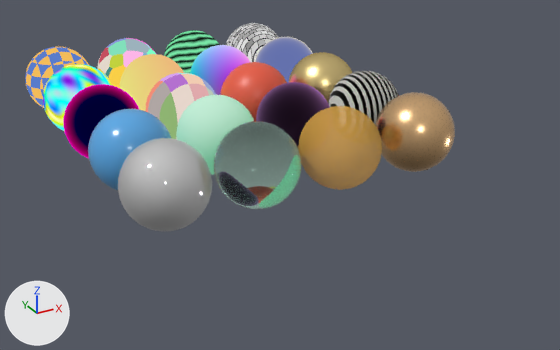
One commit to the Blender file examples/shader-gallery/shader_gallery.blend: the scene before it, then after it.
Rendered twice from a camera (50 mm lens) standing at (-3.82, -8.52, 3.09) and looking at (0.32, -0.99, -0.67). Every picture has the same lights, and +X, +Y and +Z are marked at lower left. The older version comes first.

Objects in the first picture: 'Bumped', 'Facing', 'Glass', 'Glossy', 'Glow', 'Magic', 'Metal', 'Mixed', 'Noise Math', 'Principled', 'Sheen', 'Two Lobes' and 7 more.
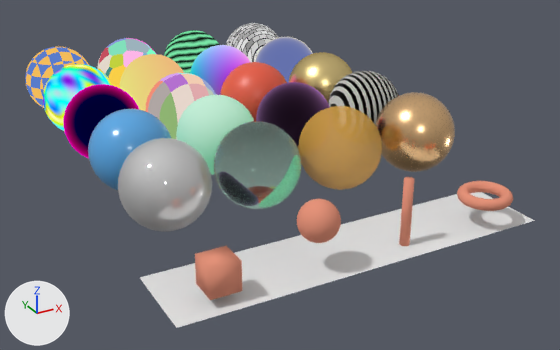
Pixel boxes [x1, y1, x2, y2] of what changed, in the pictures (560 x 350 px):
```json
{"object": "Shadow Floor", "change": "added", "after": [140, 192, 535, 328]}
{"object": "Shadow Cube", "change": "added", "after": [195, 246, 242, 300]}
{"object": "Shadow Ball", "change": "added", "after": [297, 199, 341, 243], "on screen": "beige"}
{"object": "Shadow Ring", "change": "added", "after": [457, 181, 513, 211], "on screen": "beige"}
{"object": "Shadow Pole", "change": "added", "after": [399, 177, 414, 246]}
```

Scene script edits in JSON lines:
```json
{"op": "add", "block": "mat_shadow_caster", "code": ["mat_shadow_caster = diffuse_material('Shadow Caster')", "mat_shadow_caster.base_color = (0.8, 0.3, 0.2)  # beige #e7957c"]}
{"op": "add", "block": "mat_shadow_floor", "code": ["mat_shadow_floor = diffuse_material('Shadow Floor')", "mat_shadow_floor.base_color = (0.8, 0.8, 0.8)  # white #e7e7e7"]}
{"op": "add", "block": "me_torus", "code": ["me_torus = bpy.data.meshes.new('Torus')", "me_torus.from_pydata(...)  # a torus around z (ring radius 0.22, tube radius 0.06) spanning x -0.28..0.28, y -0.28..0.28, z -0.06..0.06", "me_torus.polygons.foreach_set('use_smooth', [True] * 576)", "me_torus.materials.append(mat_shadow_caster)  # beige #e7957c"]}
{"op": "add", "block": "me_cylinder", "code": ["me_cylinder = bpy.data.meshes.new('Cylinder')", "me_cylinder.from_pydata(...)  # a 32-sided cylinder along z spanning x -0.05..0.05, y -0.05..0.05, z -0.35..0.35", "me_cylinder.polygons.foreach_set('use_smooth', [True] * 34)", "me_cylinder.materials.append(mat_shadow_caster)  # beige #e7957c"]}
{"op": "add", "block": "me_sphere_020", "code": ["me_sphere_020 = bpy.data.meshes.new('Sphere.020')", "me_sphere_020.from_pydata(...)  # a UV sphere (32 segments, 16 rings, poles along z) spanning x -0.2..0.2, y -0.2..0.2, z -0.2..0.2", "me_sphere_020.polygons.foreach_set('use_smooth', [True] * 512)", "me_sphere_020.materials.append(mat_shadow_caster)  # beige #e7957c"]}
{"op": "add", "block": "me_cube", "code": ["me_cube = bpy.data.meshes.new('Cube')", "me_cube.from_pydata(...)  # a box spanning x -0.15..0.15, y -0.15..0.15, z -0.15..0.15", "me_cube.polygons.foreach_set('use_smooth', [True] * 6)", "me_cube.materials.append(mat_shadow_caster)  # beige #e7957c"]}
{"op": "add", "block": "me_plane", "code": ["me_plane = bpy.data.meshes.new('Plane')", "me_plane.from_pydata([(-0.5, -0.5, 0.0), (0.5, -0.5, 0.0), (-0.5, 0.5, 0.0), (0.5, 0.5, 0.0)], [], [(0, 1, 3, 2)])", "me_plane.materials.append(mat_shadow_floor)  # white #e7e7e7"]}
{"op": "add", "block": "ob_shadow_ring", "code": ["ob_shadow_ring = bpy.data.objects.new('Shadow Ring', me_torus)", "ob_shadow_ring.location = (1.5, -3.2, -0.3)"]}
{"op": "add", "block": "ob_shadow_pole", "code": ["ob_shadow_pole = bpy.data.objects.new('Shadow Pole', me_cylinder)", "ob_shadow_pole.location = (0.5, -3.2, -0.25)"]}
{"op": "add", "block": "ob_shadow_ball", "code": ["ob_shadow_ball = bpy.data.objects.new('Shadow Ball', me_sphere_020)", "ob_shadow_ball.location = (-0.5, -3.2, -0.1)"]}
{"op": "add", "block": "ob_shadow_cube", "code": ["ob_shadow_cube = bpy.data.objects.new('Shadow Cube', me_cube)", "ob_shadow_cube.location = (-1.5, -3.2, -0.35)"]}
{"op": "add", "block": "ob_shadow_floor", "code": ["ob_shadow_floor = bpy.data.objects.new('Shadow Floor', me_plane)", "ob_shadow_floor.location = (0.0, -3.0, -0.6)", "ob_shadow_floor.scale = (4.0, 0.9, 1.0)"]}
```
